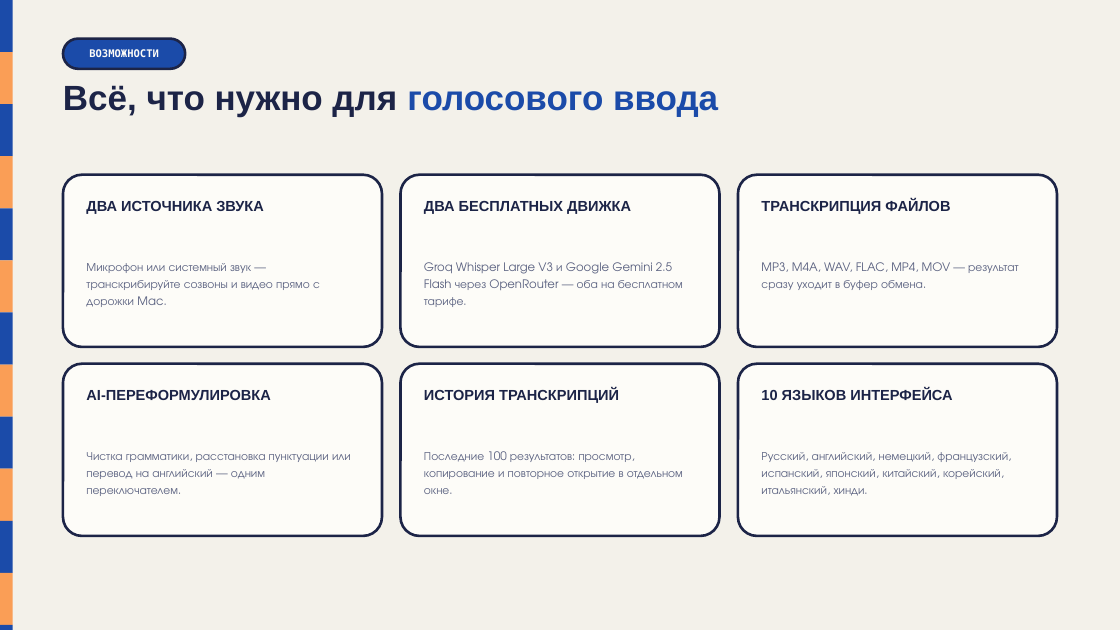
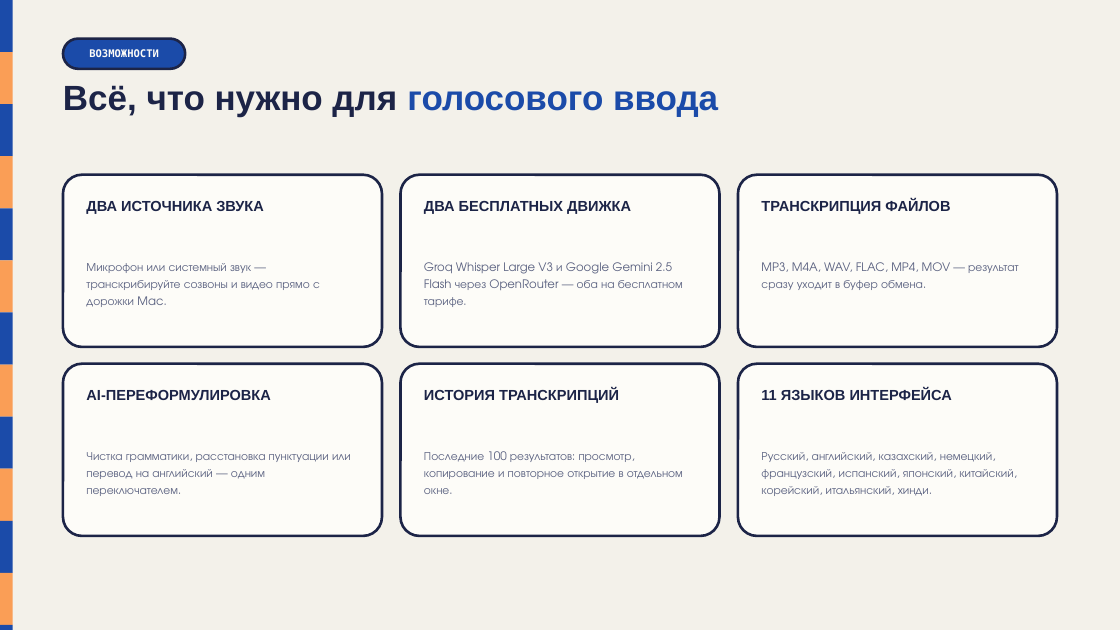
Before and after one commit to dandysuper/whisperfly-pitch, a slide deck: slide 5 of WhisperFly-Pitch-RU.pptx. Drawn at 1120x630 pixels with LibreOffice and Linux fonts; fonts in the diff are those of the drawing. Boxes give left, top, right and bottom in pixels: in the first picture for what was removed or moved away, otherwise in the second. Text is boxed around its words. In the diff, an @@ line names an element or a change of style, - is before the commit and + after.

```diff
--- a/WhisperFly-Pitch-RU.pptx
+++ b/WhisperFly-Pitch-RU.pptx
@@ text at (761, 388, 952, 400): text changed @@
-10 ЯЗЫКОВ ИНТЕРФЕЙСА
+11 ЯЗЫКОВ ИНТЕРФЕЙСА
@@ text at (761, 452, 1013, 496): text changed @@
-Русский, английский, немецкий, французский, испанский, японский, китайский, корейский, итальянский, хинди.
+Русский, английский, казахский, немецкий, французский, испанский, японский, китайский, корейский, итальянский, хинди.
```
Also in this commit, not shown: 4 other slides changed, 3 other files.
